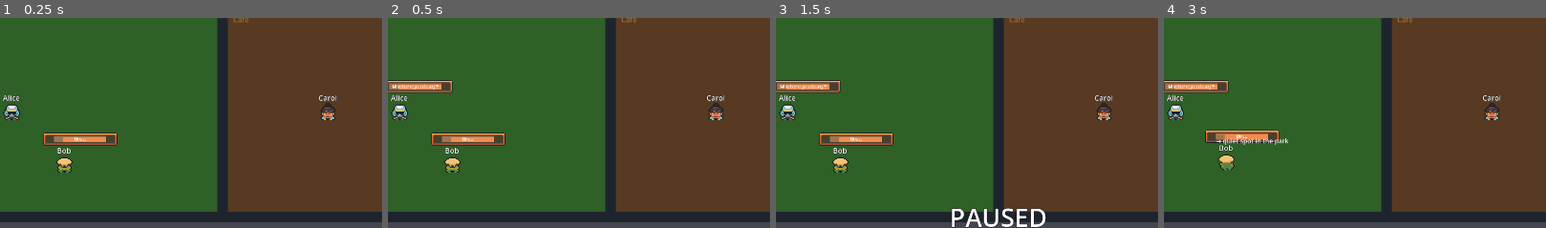
Above: before the commit, frames 1-4 (left to right).
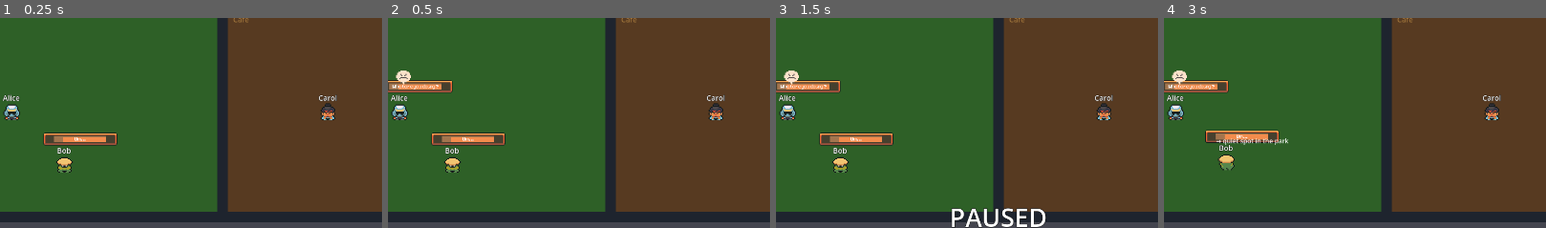
Above: after the commit, the same moments.

Repository: Erik-Huang/godot-agent-sim
Game: Godot game, scene res://main.tscn
The game is run twice, just before and just after one commit, with the same random seed, the same clock (stepped at 60 frames per second) and the same inputs.
Inputs:
- Up to frame 1 (0.25 s): no input
- Up to frame 2 (0.5 s): no input
- Up to frame 3 (1.5 s): tap Enter (ui_accept) at 0.5, 0.77, 1.25 s
- Up to frame 4 (3 s): tap Enter (ui_accept) at 1.52, 2, 2.75 s
The pictures show only the part of the screen within x 12-62%, y 3-53%; the shares and areas given below are measured in that part.

Frame 1 is identical in both runs. In frame 2, 0.2% of the frame differs, in the area x 2-6%, y 25-32%; in frame 3, 0.2%; in frame 4, 0.2%.

Commit message:
feat(UI): emote icons above agent heads (personality-driven state reactions)

Diff:
--- a/agent.gd
+++ b/agent.gd
@@ -49,6 +49,10 @@
 # UI-001: Tracking for side panel
 var last_action_text: String = ""
 var last_speech_text: String = ""
+
+# UI-002: Emote icon system
+var emote_icon: TextureRect = null
+var emote_textures: Dictionary = {}
 
 @onready var nav_agent: NavigationAgent2D = $NavigationAgent2D
 @onready var sprite: Sprite2D = $Sprite2D
@@ -162,6 +166,44 @@
 	else:
 		push_warning("No sprite frames found for %s at %s — using _draw() fallback" % [agent_name, frames_path])
 
+	# UI-002: Emote icon above agent head
+	_load_emote_textures()
+	emote_icon = TextureRect.new()
+	emote_icon.position = Vector2(-7, -78)
+	emote_icon.size = Vector2(14, 13)
+	emote_icon.scale = Vector2(2.0, 2.0)
+	emote_icon.texture_filter = CanvasItem.TEXTURE_FILTER_NEAREST
+	emote_icon.stretch_mode = TextureRect.STRETCH_KEEP_ASPECT_CENTERED
+	emote_icon.visible = false
+	emote_icon.z_index = 15
+	add_child(emote_icon)
+
+func _load_emote_textures() -> void:
+	var emote_map: Dictionary = {
+		"happy": "res://assets/ui/emotes/emote7.png",
+		"curious": "res://assets/ui/emotes/emote4.png",
+		"alert": "res://assets/ui/emotes/emote3.png",
+		"love": "res://assets/ui/emotes/emote1.png",
+		"sleepy": "res://assets/ui/emotes/emote9.png",
+		"nervous": "res://assets/ui/emotes/emote10.png",
+		"angry": "res://assets/ui/emotes/emote12.png",
+	}
+	for key: String in emote_map:
+		var path: String = emote_map[key]
+		if ResourceLoader.exists(path):
+			emote_textures[key] = load(path) as Texture2D
+
+func show_emote(emote_name: String, duration: float = 2.0) -> void:
+	if not emote_textures.has(emote_name) or emote_icon == null:
+		return
+	emote_icon.texture = emote_textures[emote_name]
+	emote_icon.modulate.a = 1.0
+	emote_icon.visible = true
+	var tween := create_tween()
+	tween.tween_interval(duration)
+	tween.tween_property(emote_icon, "modulate:a", 0.0, 0.5)
+	tween.tween_callback(func() -> void: emote_icon.visible = false; emote_icon.modulate.a = 1.0)
+
 func get_state_name() -> String:
 	match state:
 		State.IDLE:
@@ -239,6 +281,10 @@
 	# AUDIT-010: Occasionally surface an idle thought via Thoughts autoload
 	if idle_timer > 0.0 and speech_timer <= 0.0 and randf() < 0.01:
 		show_speech(Thoughts.get_thought(personality))
+		if personality == "lazy":
+			show_emote("sleepy")
+		elif personality == "curious":
+			show_emote("curious")
 	if idle_timer <= 0.0:
 		# Decide next action
 		var roll: float = randf()
@@ -330,6 +376,12 @@
 	# Request dialogue from LLM system
 	if LlmDialogue:
 		LlmDialogue.request_dialogue(self, other)
+	# UI-002: Emote based on sentiment toward partner
+	var _sentiment: float = MemoryService.get_sentiment(agent_name, other.agent_name)
+	if _sentiment > 0.3:
+		show_emote("love")
+	else:
+		show_emote("alert")
 
 # AUDIT-001: Allow another agent to pull us into an interaction
 func receive_interaction(initiator: CharacterBody2D) -> void:
@@ -618,6 +670,7 @@
 
 # --- FLEE (INT-006: personality-driven avoidance) ---
 func _enter_flee(other: CharacterBody2D) -> void:
+	show_emote("nervous")
 	state = State.WANDER
 	# Pick a point opposite to other agent's position
 	var away_dir: Vector2 = (position - other.position).normalized()
